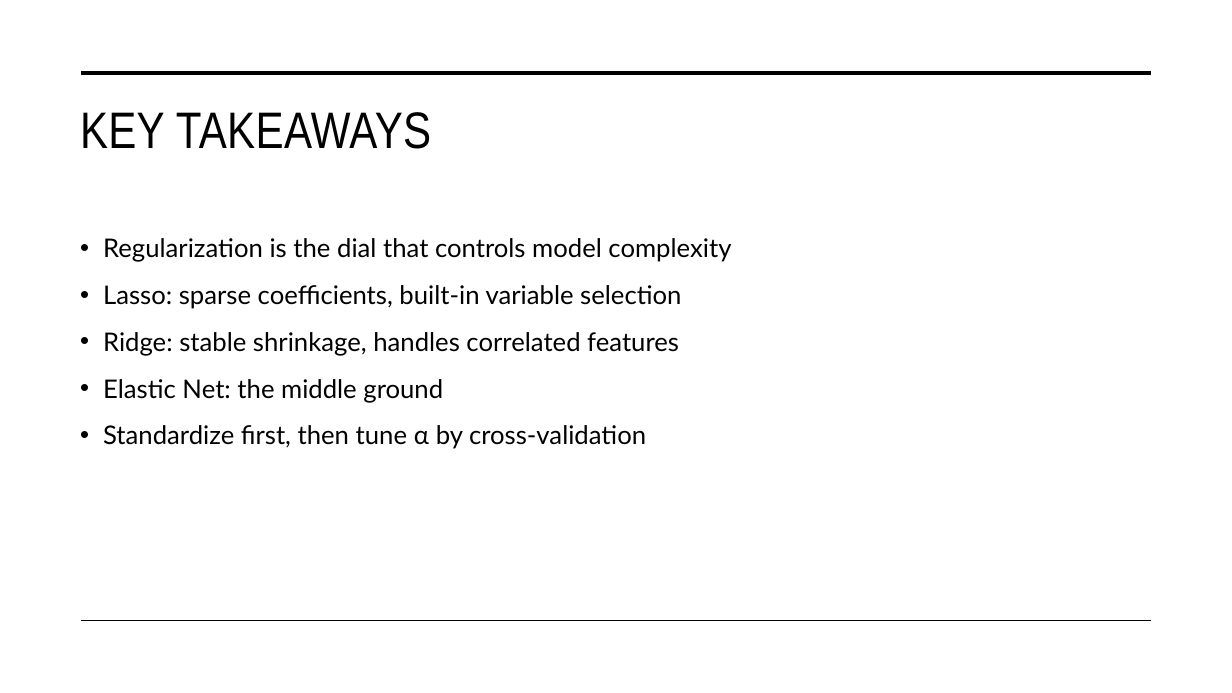
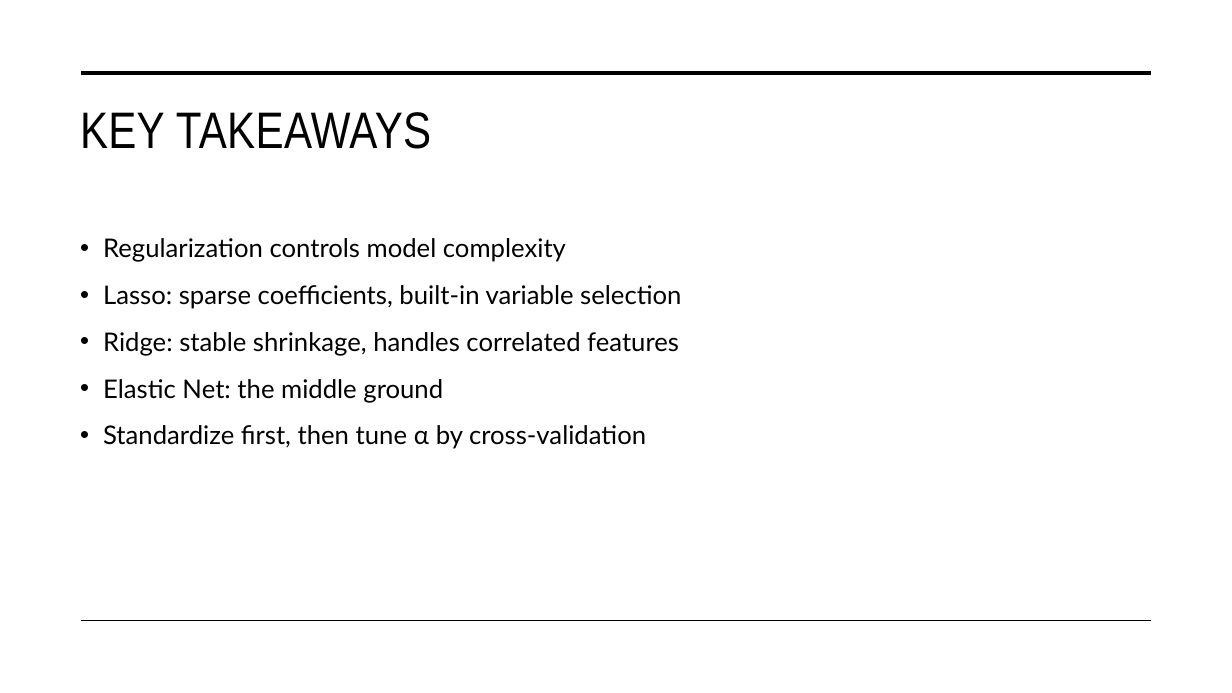
Before and after one commit to STAT-486-Fall-2026/course-content, a slide deck: slide 18 of slides/07-regularization.pptx. Drawn at 1232x693 pixels with LibreOffice and Linux fonts; fonts in the diff are those of the drawing. Boxes give left, top, right and bottom in pixels: in the first picture for what was removed or moved away, otherwise in the second. Text is boxed around its words. In the diff, an @@ line names an element or a change of style, - is before the commit and + after.

```diff
--- a/slides/07-regularization.pptx
+++ b/slides/07-regularization.pptx
@@ text at (103, 238, 566, 262): text changed @@
-• Regularization is the dial that controls model complexity
+• Regularization controls model complexity
```
Also in this commit, not shown: 2 other slides changed, 1 other file.
